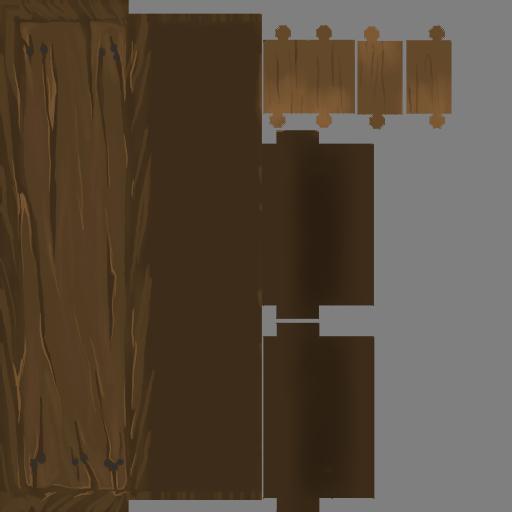
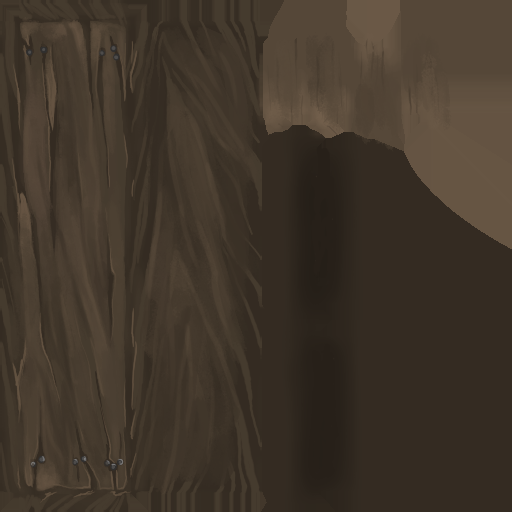
Two versions of the same layered image (512x512). Layer-by-layer changes:
renamed "sm_p_bridge_lambert1_Normal" to "Layer 1", moved it out of group "Normal", painted on it over [0, 0, 512, 512]
renamed "UVS" to "Background", showed it, blend multiply → normal, painted on it over [0, 0, 512, 512]
removed group "Diffuse" (2 layers) over [0, 0, 512, 512]
removed layer "sm_p_bridge_lambert1_BaseColor" from group "Diffuse" over [0, 0, 452, 512]
removed layer "Layer 1" (in "Diffuse") from group "Diffuse" over [0, 0, 512, 512]
removed group "Normal" (1 layers) over [0, 0, 512, 512]
